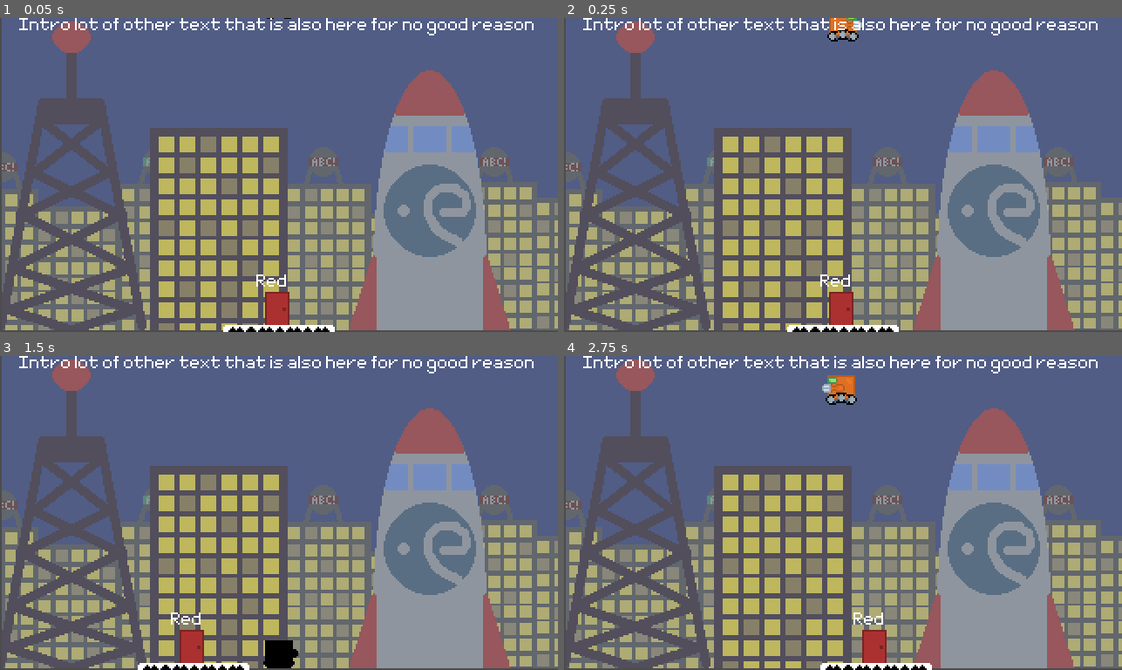
Above: before the commit, frames 1-4 (two rows, left to right).
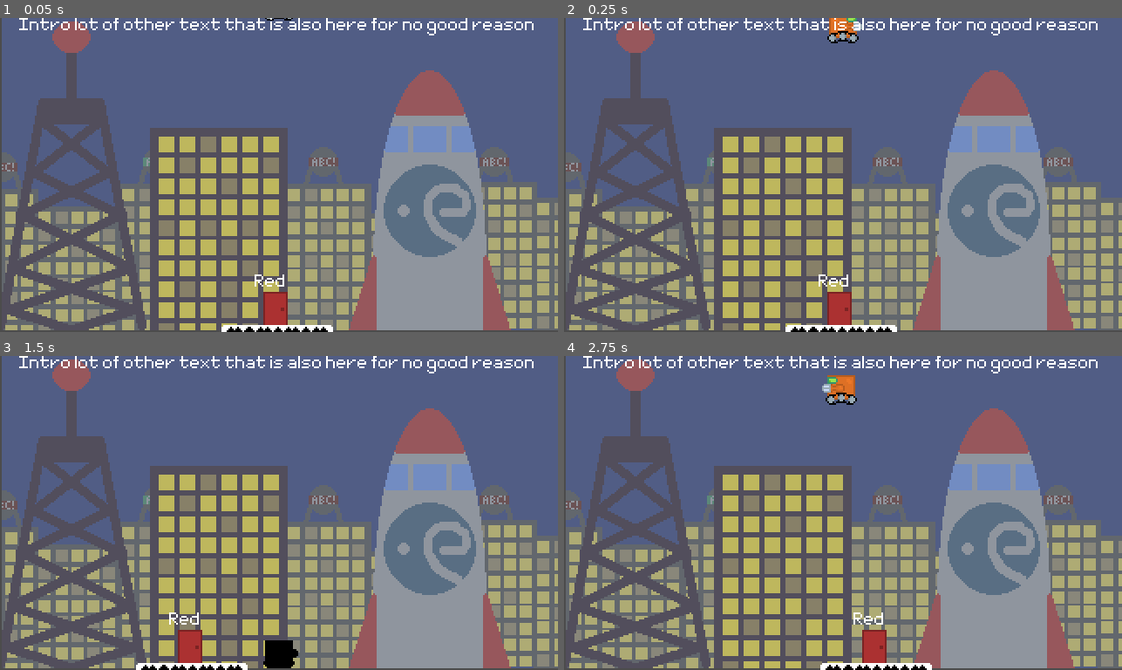
Above: after the commit, the same moments.

Repository: wagenrace/Platformer
Game: Godot game, scene res://World.tscn
The game is run twice, just before and just after one commit, with the same random seed, the same clock (stepped at 60 frames per second) and the same inputs.
Inputs:
- Up to frame 1 (0.05 s): no input
- Up to frame 2 (0.25 s): no input
- Up to frame 3 (1.5 s): tap Enter (ui_accept) at 0.5 s; hold Enter (ui_accept) 0.53-1.28 s; hold Right (ui_right) from 0.53 s (still down); tap R at 1.35 s
- Up to frame 4 (2.75 s): tap Enter (ui_accept) at 1.52, 1.55, 1.82 s; release Right (ui_right) at 2.03 s; hold Left (ui_left) from 2.03 s (still down); hold Enter (ui_accept) from 2.03 s (still down)

The runs differ from the first frame. In frame 1, 0.4% of the frame differs, in the area x 39-60%, y 0-100%; in frame 2, 0.5%; in frame 3, 0.3%; in frame 4, nothing differs.
Error before the commit: Invalid get index 'DoorRed' (on base: 'Nil'). (res://World.gd:27)
Error after the commit: Invalid get index 'CurrentLevel' (on base: 'Nil'). (res://GUI.gd:6)

Commit message:
update current level in GUI
Signed-off-by: tomnijhof <tom.nijhof@cytosmart.com>

Diff:
--- a/World.gd
+++ b/World.gd
@@ -3,37 +3,38 @@
 onready var player = $Player
 onready var camera = $Camera2D
 onready var tileMap = $TileMap
+onready var gui = $GUI
 onready var doorMapping = {}
 onready var httpActive = false
-var url = "https://platformer.deta.dev/get_level_by_number"
-# var url = "http://127.0.0.1:8000/get_level_by_number"
+var url_get_level = "https://platformer.deta.dev/get_level_by_number"
 
 func _ready():
 	$HTTPRequest.connect("request_completed", self, "_on_request_completed")
-	_update_level(1)
+	fetch_new_levels(1)
 
 func fetch_new_levels(_new_level_number):
 	var fields = {"id": _new_level_number}
 	var query_string = to_json(fields)
 	var headers = ["Content-Type: application/json", "content-length: " + str(query_string.length())]
-	var result = $HTTPRequest.request(url,
+	$HTTPRequest.request(url_get_level,
 		PoolStringArray(headers),
 		true,
 		HTTPClient.METHOD_POST,
 		query_string)
 
-
-func update_doors():
-	tileMap.redDoor.level_name = doorMapping[tileMap.redDoor.name]["name"]
-	tileMap.greenDoor.level_name = doorMapping[tileMap.greenDoor.name]["name"]
-	tileMap.blueDoor.level_name = doorMapping[tileMap.blueDoor.name]["name"]
+func update_external_doormappings(_doorMapping):
+	# Update everyting outsite this object related to doormapping
+	gui.DoorMapping = _doorMapping
+	tileMap.redDoor.level_name = _doorMapping.get(tileMap.redDoor.name, {}).get("name", "")
+	tileMap.greenDoor.level_name = _doorMapping.get(tileMap.greenDoor.name, {}).get("name", "")
+	tileMap.blueDoor.level_name = _doorMapping.get(tileMap.blueDoor.name, {}).get("name", "")
 
 func _on_request_completed(result, response_code, headers, body):
+	# Set the new door mapping
 	var body_content = body.get_string_from_utf8()
 	var json = JSON.parse(body_content)
 	doorMapping = json.result
-	update_doors()
-
+	update_external_doormappings(doorMapping)
 
 func _physics_process(_delta):
 	var camera_pos = camera.get_position()
@@ -41,13 +42,23 @@
 	camera.set_position(camera_pos)
 
 func enter_door(door):
+	# Make sure the player will reset to the last door they entered through
 	player.last_door = door
+
+	# Create a tempare door mapping before fetching
+	# This way to player will not experience waiting time
 	var door_name = door.name
+	var tempDoorMapping = {
+		door_name: doorMapping["CurrentLevel"],
+		"CurrentLevel": doorMapping[door_name]
+	}
+	update_external_doormappings(tempDoorMapping)
+
+	# Apply the new level, also before fetching
 	var encoded_level = doorMapping[door_name]["encode_level"]
 	var new_level_number = doorMapping[door_name]["number"]
 	tileMap.apply_level(encoded_level)
-	_update_level(new_level_number)
+	player.reset_position()
 
-func _update_level(new_level_number: int):
-	var new_level = fetch_new_levels(new_level_number)
-	player.reset_position()
+	# Fetch the new levels, the player can already play so the waiting can start
+	fetch_new_levels(new_level_number)
